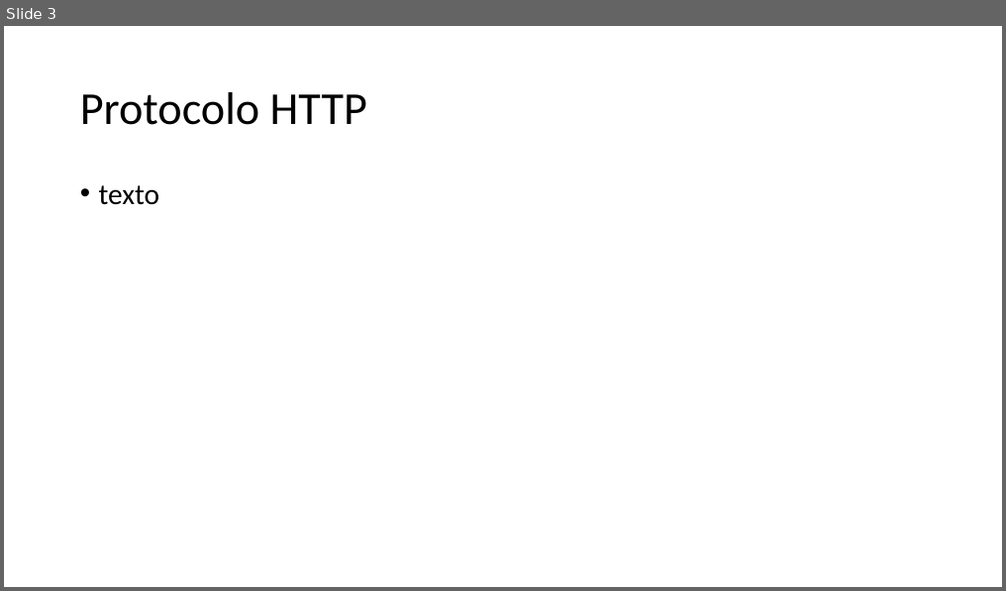
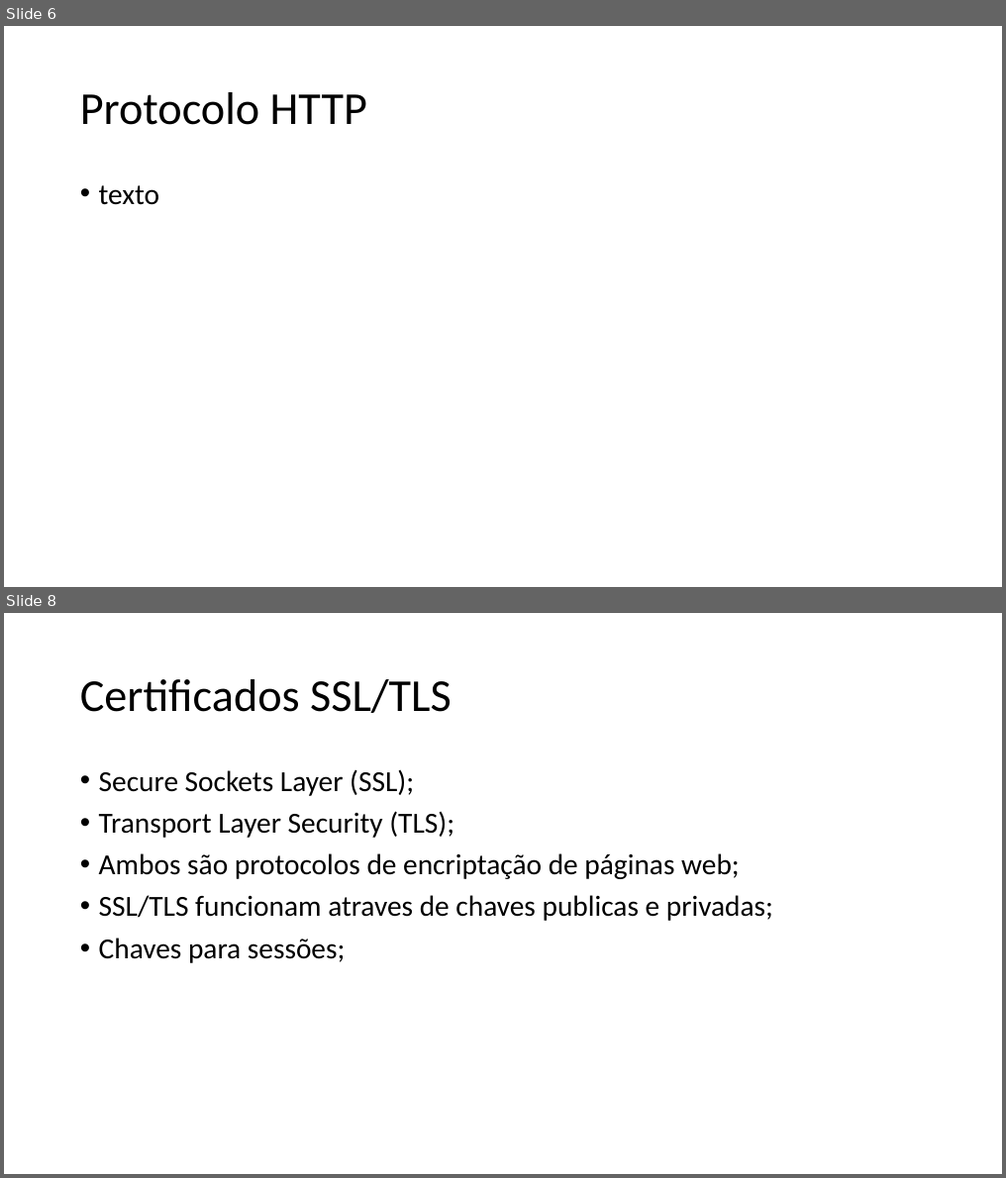
Before and after one commit to vinicius-vasconcelos/tecnicoEmInformatica, a slide deck: UC_3/aula_1/Apresentacao.pptx. Shown one above the other, each under a label of ours: slide 3 before the commit, slides 6 and 8 after it; the slides between them are not shown. The pictures are 1006x591 and 1006x1178 pixels, drawn with LibreOffice and Linux fonts; fonts in the diff are those of the drawing. Boxes give left, top, right and bottom in pixels: in the first picture for what was removed or moved away, otherwise in the second. Text is boxed around its words. In the diff, an @@ line names an element or a change of style, - is before the commit and + after.

Commit message:
atualizando slides do trabalho para segunda-feira

```diff
--- a/UC_3/aula_1/Apresentacao.pptx
+++ b/UC_3/aula_1/Apresentacao.pptx
@@ slide 8 added at [4, 613, 1002, 1174], background #FFFFFF @@
@@ title added at [80, 679, 451, 713], 44 pt, text #000000 @@
+Certificados SSL/TLS
@@ text added at [99, 769, 773, 963], 28 pt, text #000000 @@
+• Secure Sockets Layer (SSL);
+• Transport Layer Security (TLS);
+• Ambos são protocolos de encriptação de páginas web;
+• SSL/TLS funcionam atraves de chaves publicas e privadas;
+• Chaves para sessões;
@@ what was slide 3 is now slide 6 @@
```
Also in this commit, not shown: 2 slides changed, 8 other slides added, 1 slide removed, 6 other files.
